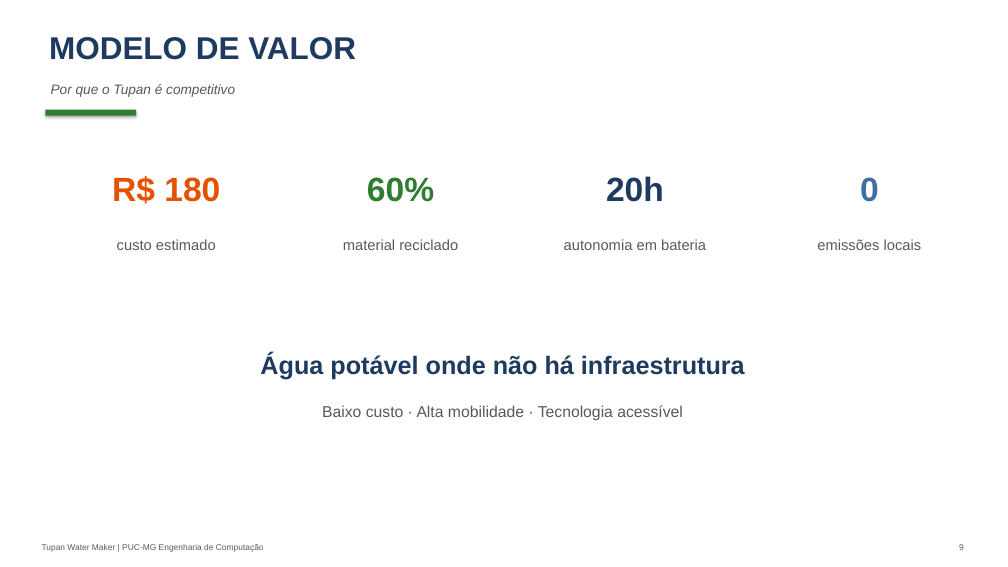
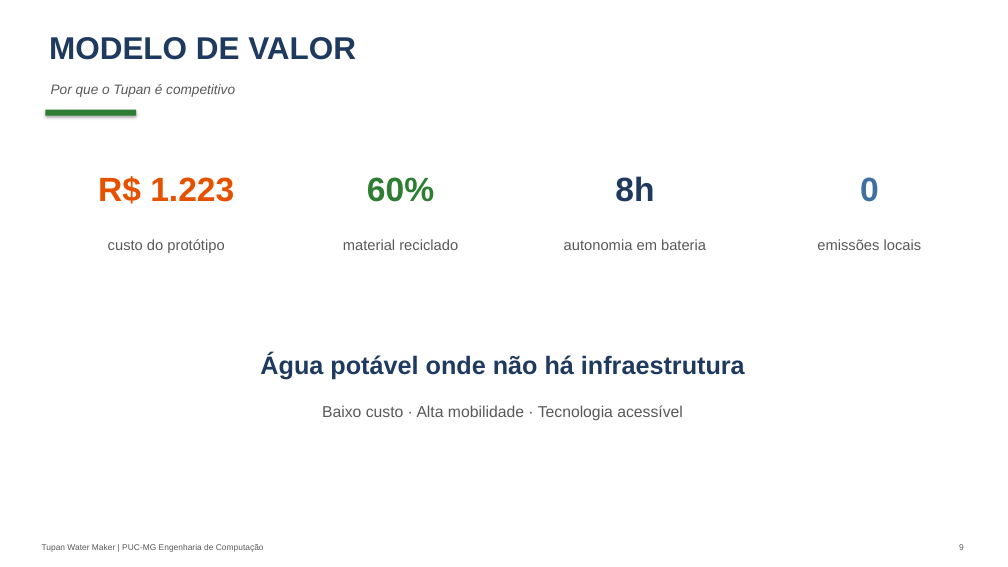
Before and after one commit to tuliofh01/Tupan, a slide deck: slide 9 of Tupan_Water_Maker_Pitch.pptx. Drawn at 1008x567 pixels with LibreOffice and Linux fonts; fonts in the diff are those of the drawing. Boxes give left, top, right and bottom in pixels: in the first picture for what was removed or moved away, otherwise in the second. Text is boxed around its words. In the diff, an @@ line names an element or a change of style, - is before the commit and + after.

```diff
--- a/Tupan_Water_Maker_Pitch.pptx
+++ b/Tupan_Water_Maker_Pitch.pptx
@@ text at [98,176,234,204]: text changed @@
-R$ 180
+R$ 1.223
@@ text at [615,176,654,202]: text changed @@
-20h
+8h
@@ text at [108,239,224,253]: text changed @@
-custo estimado
+custo do protótipo
```
Also in this commit, not shown: 1 other slide changed, 16 other files.
